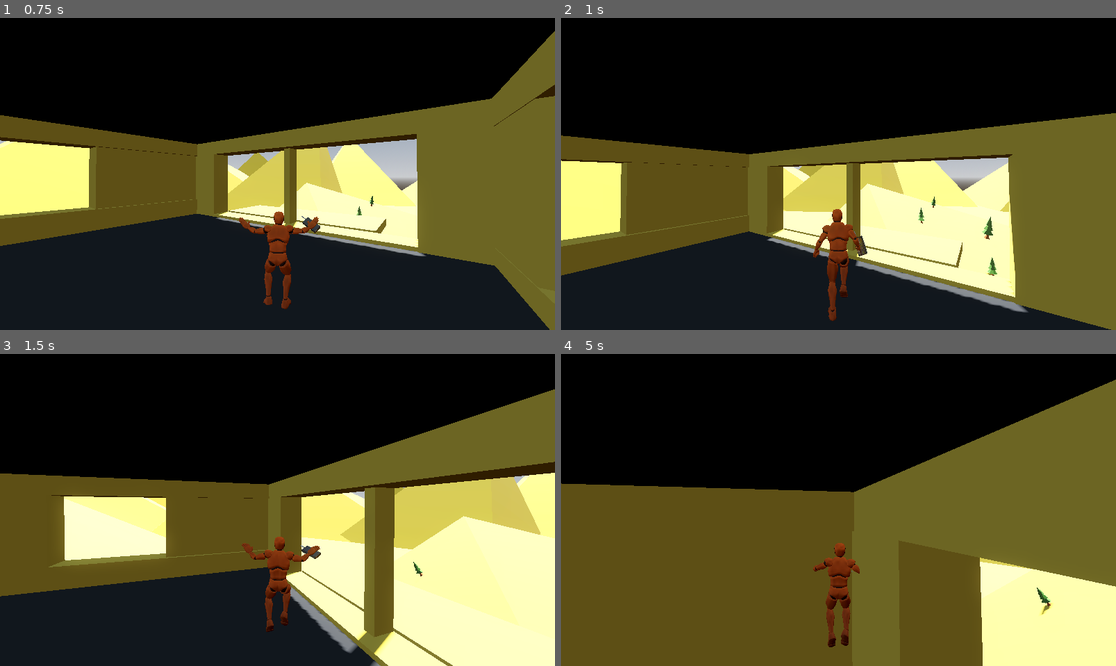
Above: before the commit, frames 1-4 (two rows, left to right).
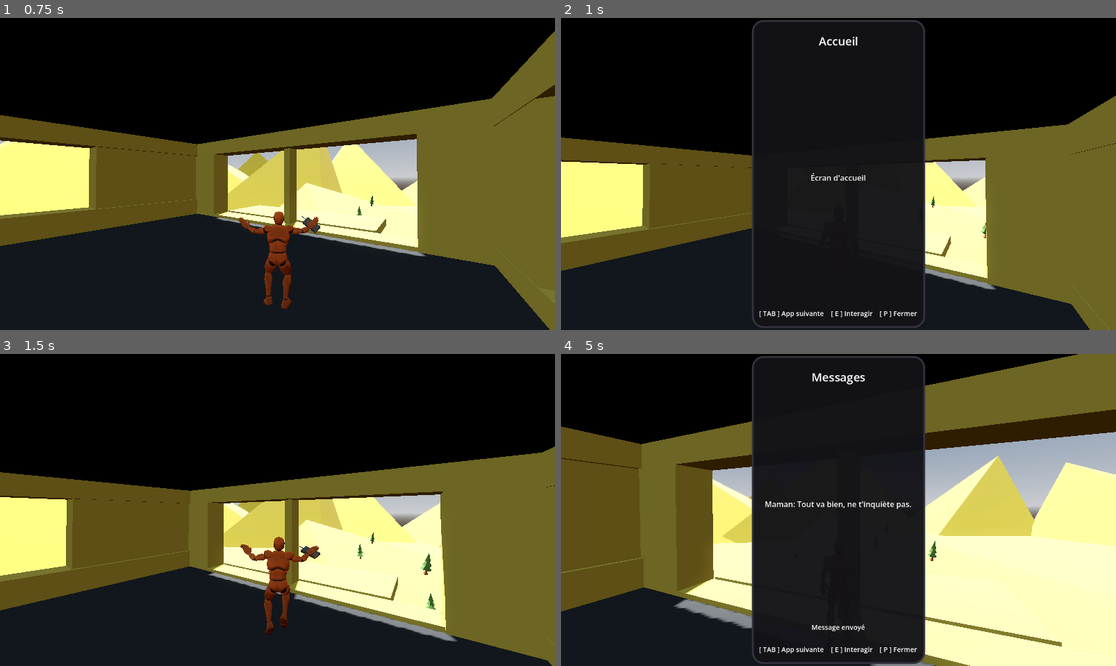
Above: after the commit, the same moments.

Repository: thewasmans/IGU-Summer-Jam-2026
Game: Godot game, scene res://scenes/main.tscn
The game is run twice, just before and just after one commit, with the same random seed, the same clock (stepped at 60 frames per second) and the same inputs.
Inputs (mouse positions are in pixels of both pictures, inside the frame that each line leads up to):
- Up to frame 1 (0.75 s): tap Enter at 0.5 s; move the mouse to (305, 174) at 0.52 s; hold W (action_forward) from 0.53 s (still down); hold E (action_interract) from 0.53 s (still down); click (305, 174) at 0.67 s
- Up to frame 2 (1 s): keep holding W (action_forward); keep holding E (action_interract); tap Space (jump) at 0.77 s; tap P at 0.8 s
- Up to frame 3 (1.5 s): keep holding W (action_forward); move the mouse to (249, 510) at 1.27 s; release E (action_interract) at 1.28 s; tap P at 1.35 s; click (249, 510) at 1.42 s
- Up to frame 4 (5 s): keep holding W (action_forward); tap Space (jump) at 1.52, 3.02, 3.77, 4.52 s; tap Tab at 1.55, 2.1, 3.8 s; move the mouse to (849, 503) at 2.02 s; hold E (action_interract) 2.03-2.78 s; click (849, 503) at 2.17 s; move the mouse to (832, 516) at 2.77 s; tap E (action_interract) at 2.85, 4.55 s; click (832, 516) at 2.92 s; tap P at 3.05 s; move the mouse to (877, 513) at 3.52 s; hold V (camera_mode_switch) 3.53-4.28 s; click (877, 513) at 3.67 s; move the mouse to (794, 506) at 4.27 s; tap Shift (sprint) at 4.35 s; click (794, 506) at 4.42 s

Frame 1 is identical in both runs. In frame 2, 20% of the frame differs, in the area x 0-100%, y 0-100%; in frame 3, 39%; in frame 4, 63%.

Commit message:
feat: add phone interract

Diff:
--- /dev/null
+++ b/content/prefabs/ui/phone.tscn
@@ -0,0 +1,147 @@
+[gd_scene format=3]
+
+[ext_resource type="Script" path="res://scripts/ui/phone_ui.gd" id="1_phoneui"]
+[ext_resource type="Script" path="res://scripts/ui/phone_app.gd" id="2_homeapp"]
+[ext_resource type="Script" path="res://scripts/ui/phone_messages_app.gd" id="3_msgapp"]
+
+[sub_resource type="StyleBoxFlat" id="StyleBoxFlat_body"]
+bg_color = Color(0.07, 0.07, 0.09, 0.96)
+corner_radius_top_left = 24
+corner_radius_top_right = 24
+corner_radius_bottom_right = 24
+corner_radius_bottom_left = 24
+border_width_left = 4
+border_width_top = 4
+border_width_right = 4
+border_width_bottom = 4
+border_color = Color(0.2, 0.2, 0.24, 1)
+
+[node name="PhoneUI" type="Control" node_paths=PackedStringArray("app_name_label", "home_app", "messages_app")]
+layout_mode = 3
+anchors_preset = 15
+anchor_right = 1.0
+anchor_bottom = 1.0
+grow_horizontal = 2
+grow_vertical = 2
+mouse_filter = 2
+script = ExtResource("1_phoneui")
+app_name_label = NodePath("Body/Header")
+home_app = NodePath("Body/Apps/Home")
+messages_app = NodePath("Body/Apps/Messages")
+
+[node name="Body" type="Panel" parent="."]
+layout_mode = 1
+anchors_preset = 8
+anchor_left = 0.5
+anchor_top = 0.5
+anchor_right = 0.5
+anchor_bottom = 0.5
+offset_left = -180.0
+offset_top = -320.0
+offset_right = 180.0
+offset_bottom = 320.0
+grow_horizontal = 2
+grow_vertical = 2
+mouse_filter = 2
+theme_override_styles/panel = SubResource("StyleBoxFlat_body")
+
+[node name="Header" type="Label" parent="Body"]
+layout_mode = 1
+anchors_preset = 10
+anchor_right = 1.0
+offset_top = 24.0
+offset_bottom = 64.0
+grow_horizontal = 2
+theme_override_font_sizes/font_size = 24
+text = "Accueil"
+horizontal_alignment = 1
+vertical_alignment = 1
+
+[node name="Apps" type="Control" parent="Body"]
+layout_mode = 1
+anchors_preset = 15
+anchor_right = 1.0
+anchor_bottom = 1.0
+offset_top = 72.0
+offset_bottom = -56.0
+grow_horizontal = 2
+grow_vertical = 2
+mouse_filter = 2
+
+[node name="Home" type="Control" parent="Body/Apps" node_paths=PackedStringArray()]
+layout_mode = 1
+anchors_preset = 15
+anchor_right = 1.0
+anchor_bottom = 1.0
+grow_horizontal = 2
+grow_vertical = 2
+mouse_filter = 2
+script = ExtResource("2_homeapp")
+app_name = "Accueil"
+
+[node name="Label" type="Label" parent="Body/Apps/Home"]
+layout_mode = 1
+anchors_preset = 15
+anchor_right = 1.0
+anchor_bottom = 1.0
+grow_horizontal = 2
+grow_vertical = 2
+text = "Écran d'accueil"
+horizontal_alignment = 1
+vertical_alignment = 1
+autowrap_mode = 2
+
+[node name="Messages" type="Control" parent="Body/Apps" node_paths=PackedStringArray("message_label", "hint_label")]
+layout_mode = 1
+anchors_preset = 15
+anchor_right = 1.0
+anchor_bottom = 1.0
+grow_horizontal = 2
+grow_vertical = 2
+mouse_filter = 2
+script = ExtResource("3_msgapp")
+app_name = "Messages"
+message_label = NodePath("MessageLabel")
+hint_label = NodePath("HintLabel")
+
+[node name="MessageLabel" type="Label" parent="Body/Apps/Messages"]
+layout_mode = 1
+anchors_preset = 15
+anchor_right = 1.0
+anchor_bottom = 1.0
+offset_bottom = -40.0
+grow_horizontal = 2
+grow_vertical = 2
+text = "Appuie sur [ E ] pour envoyer un message"
+horizontal_alignment = 1
+vertical_alignment = 1
+autowrap_mode = 2
+
+[node name="HintLabel" type="Label" parent="Body/Apps/Messages"]
+layout_mode = 1
+anchors_preset = 12
+anchor_top = 1.0
+anchor_right = 1.0
+anchor_bottom = 1.0
+offset_top = -40.0
+grow_horizontal = 2
+grow_vertical = 0
+theme_override_font_sizes/font_size = 14
+text = ""
+horizontal_alignment = 1
+vertical_alignment = 1
+
+[node name="Footer" type="Label" parent="Body"]
+layout_mode = 1
+anchors_preset = 12
+anchor_top = 1.0
+anchor_right = 1.0
+anchor_bottom = 1.0
+offset_top = -48.0
+offset_bottom = -12.0
+grow_horizontal = 2
+grow_vertical = 0
+theme_override_font_sizes/font_size = 14
+text = "[ TAB ] App suivante    [ E ] Interagir    [ P ] Fermer"
+horizontal_alignment = 1
+vertical_alignment = 1
--- a/scenes/main.tscn
+++ b/scenes/main.tscn
@@ -9,6 +9,8 @@
 [ext_resource type="PackedScene" uid="uid://dgxh18nboxsck" path="res://content/prefabs/ui/game_ui.tscn" id="5_tbgi4"]
 [ext_resource type="Script" uid="uid://s6bqv6auquhi" path="res://scripts/managers/interract_area_manager.gd" id="7_85g3d"]
 [ext_resource type="PackedScene" uid="uid://c6lnr20syymhg" path="res://content/prefabs/tree.tscn" id="8_85g3d"]
+[ext_resource type="Script" uid="uid://cnmsvxm3kfpr7" path="res://scripts/managers/phone_manager.gd" id="10_phonemgr"]
+[ext_resource type="PackedScene" path="res://content/prefabs/ui/phone.tscn" id="11_phonescn"]
 
 [sub_resource type="Curve" id="Curve_choun"]
 _data = [Vector2(0, 1), 0.0, 0.0, 0, 0, Vector2(1, 0), 0.0, 0.0, 0, 0]
@@ -113,11 +115,12 @@
 process_material = SubResource("ParticleProcessMaterial_eb6dy")
 draw_pass_1 = SubResource("SphereMesh_trceg")
 
-[node name="GameManager" type="Node" parent="Global" unique_id=1036846449 node_paths=PackedStringArray("game_ui_manager", "area_interract_manager")]
+[node name="GameManager" type="Node" parent="Global" unique_id=1036846449 node_paths=PackedStringArray("game_ui_manager", "area_interract_manager", "phone_manager")]
 script = ExtResource("3_tipki")
 game_data = ExtResource("2_0wfyh")
 game_ui_manager = NodePath("GameUIManager")
 area_interract_manager = NodePath("InterractAreaManager")
+phone_manager = NodePath("PhoneManager")
 
 [node name="GameUIManager" type="Node" parent="Global/GameManager" unique_id=29183224 node_paths=PackedStringArray("root_scene")]
 script = ExtResource("4_jyhfs")
@@ -128,6 +131,12 @@
 script = ExtResource("7_85g3d")
 level = NodePath("../../../Level")
 
+[node name="PhoneManager" type="Node" parent="Global/GameManager" unique_id=273692394 node_paths=PackedStringArray("root_scene", "player_character")]
+script = ExtResource("10_phonemgr")
+phone_ui_prefab = ExtResource("11_phonescn")
+root_scene = NodePath("../../..")
+player_character = NodePath("../../PlayerCharacter")
+
 [node name="Level" type="Node" parent="." unique_id=1175036900]
 
 [node name="Floor" type="CSGBox3D" parent="Level" unique_id=287915530]
--- a/scripts/interract_area.gd
+++ b/scripts/interract_area.gd
@@ -21,7 +21,7 @@
 var completed: bool
 
 func _unhandled_input(event: InputEvent) -> void:
-	if can_interract and not completed:
+	if can_interract and not completed and not Facts.get_fact("phone_open", false):
 		if interract_type == "Pressed":
 			if event.is_action_pressed("action_interract"):
 				_complete_interract()
--- a/scripts/managers/game_managers.gd
+++ b/scripts/managers/game_managers.gd
@@ -7,11 +7,12 @@
 @export_category("Managers")
 @export var game_ui_manager: GameUIManager
 @export var area_interract_manager: InterractAreaManager
+@export var phone_manager: PhoneManager
 
 var game_state:GameState
 var managers:Array[Manager]:
 	get:
-		return [game_ui_manager, area_interract_manager]
+		return [game_ui_manager, area_interract_manager, phone_manager]
 
 func initialize():
 	game_state = GameState.new(game_data)
--- /dev/null
+++ b/scripts/managers/phone_manager.gd
@@ -0,0 +1,35 @@
+class_name PhoneManager
+extends Manager
+
+@export var phone_ui_prefab: PackedScene
+@export var root_scene: Node
+@export var player_character: Character
+
+var _phone_ui: PhoneUI
+var _is_open: bool = false
+
+func initialize(game_manager: GameManager) -> void:
+	super.initialize(game_manager)
+	_phone_ui = phone_ui_prefab.instantiate()
+	root_scene.add_child(_phone_ui)
+	Facts.set_fact("phone_open", false)
+
+func _unhandled_input(event: InputEvent) -> void:
+	if not (event is InputEventKey) or not event.pressed or event.echo:
+		return
+	if event.physical_keycode == KEY_P:
+		_toggle_phone()
+	elif _is_open and event.physical_keycode == KEY_TAB:
+		_phone_ui.next_app()
+	elif _is_open and event.is_action_pressed("action_interract"):
+		_phone_ui.interact_current_app()
+
+func _toggle_phone() -> void:
+	_is_open = not _is_open
+	if _is_open:
+		_phone_ui.open()
+	else:
+		_phone_ui.close()
+	if player_character:
+		player_character.frozen = _is_open
+	Facts.set_fact("phone_open", _is_open)
--- /dev/null
+++ b/scripts/ui/phone_app.gd
@@ -0,0 +1,8 @@
+class_name PhoneApp
+extends Control
+
+@export var app_name: String = "App"
+
+## Called when the player presses interact while this app is the one showing on the phone.
+func interact() -> void:
+	pass
--- /dev/null
+++ b/scripts/ui/phone_messages_app.gd
@@ -0,0 +1,19 @@
+class_name PhoneMessagesApp
+extends PhoneApp
+
+@export var contact_name: String = "Maman"
+@export var auto_message_text: String = "Tout va bien, ne t'inquiète pas."
+@export var fact_key: String = "message_sent"
+
+@export var message_label: Label
+@export var hint_label: Label
+
+var _sent: bool = false
+
+func interact() -> void:
+	if _sent:
+		return
+	_sent = true
+	message_label.text = "%s: %s" % [contact_name, auto_message_text]
+	hint_label.text = "Message envoyé"
+	Facts.set_fact(fact_key, true)
--- /dev/null
+++ b/scripts/ui/phone_ui.gd
@@ -0,0 +1,36 @@
+class_name PhoneUI
+extends Control
+
+@export var app_name_label: Label
+@export var home_app: PhoneApp
+@export var messages_app: PhoneMessagesApp
+
+var apps: Array[PhoneApp]:
+	get:
+		return [home_app, messages_app]
+
+var _current_app_index: int = 0
+
+func _ready() -> void:
+	hide()
+	_update_current_app()
+
+func open() -> void:
+	_current_app_index = 0
+	show()
+	_update_current_app()
+
+func close() -> void:
+	hide()
+
+func next_app() -> void:
+	_current_app_index = (_current_app_index + 1) % apps.size()
+	_update_current_app()
+
+func interact_current_app() -> void:
+	apps[_current_app_index].interact()
+
+func _update_current_app() -> void:
+	for i in apps.size():
+		apps[i].visible = i == _current_app_index
+	app_name_label.text = apps[_current_app_index].app_name
Not shown, added: scripts/managers/phone_manager.gd.uid
Not shown, added: scripts/ui/phone_app.gd.uid
Not shown, added: scripts/ui/phone_messages_app.gd.uid
Not shown, added: scripts/ui/phone_ui.gd.uid
